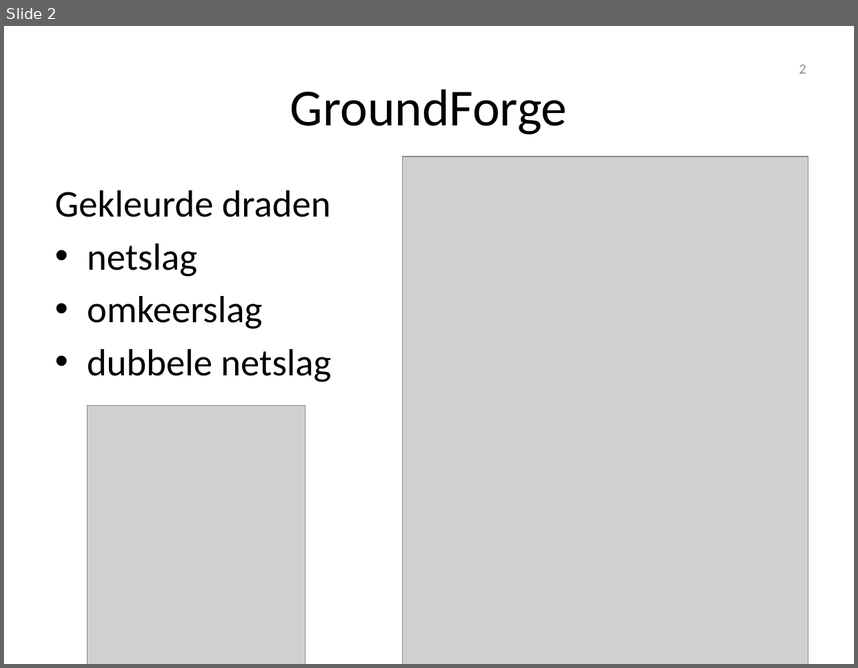
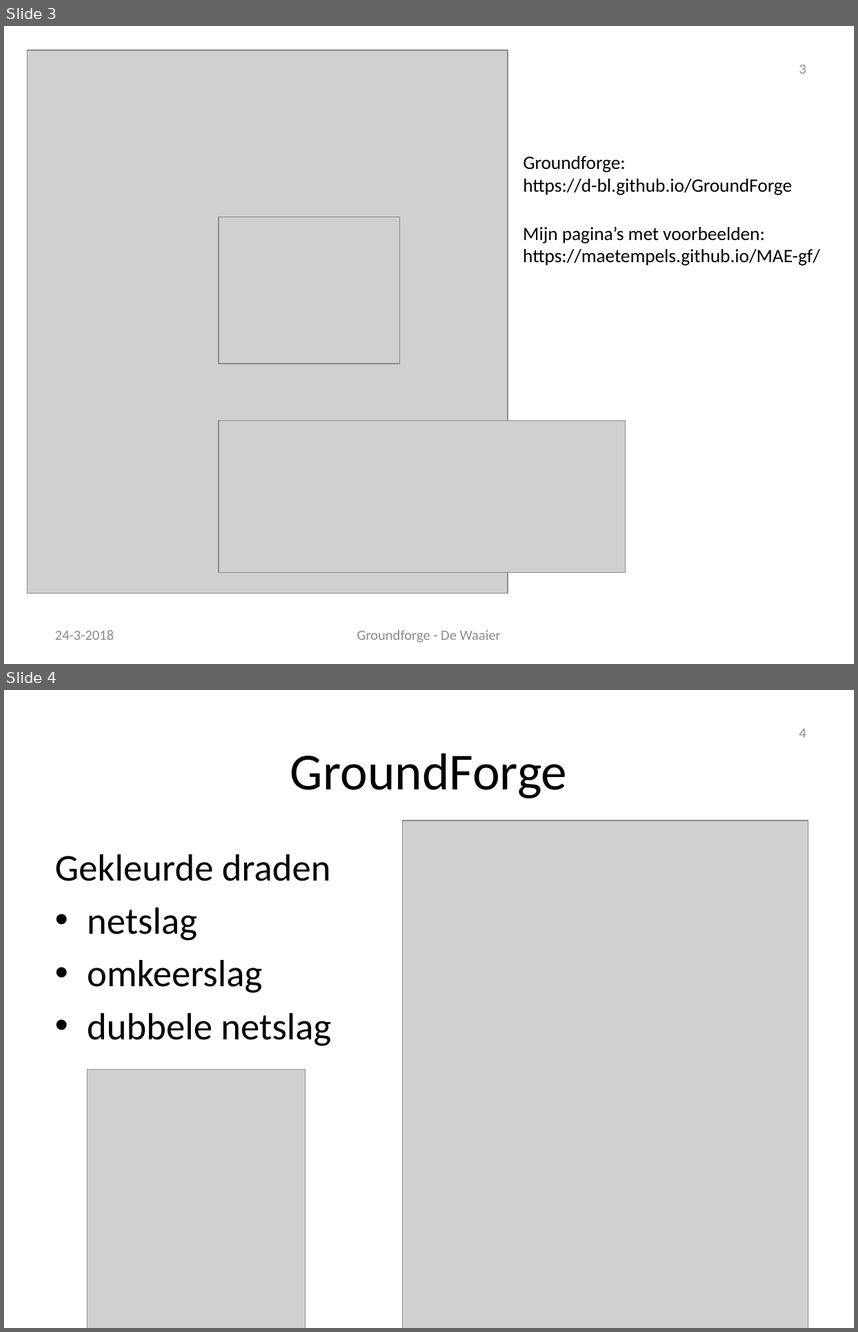
Before and after one commit to d-bl/GroundForge-help, a slide deck: docs/help/NL.pptx. Shown one above the other, each under a label of ours: slide 2 before the commit, slides 3 and 4 after it. The pictures are 858x668 and 858x1332 pixels, drawn with LibreOffice and Linux fonts; fonts in the diff are those of the drawing; grey boxes stand for pictures; background and template pictures are left out. Boxes give left, top, right and bottom in pixels: in the first picture for what was removed or moved away, otherwise in the second. Text is boxed around its words. In the diff, an @@ line names an element or a change of style, - is before the commit and + after.

Commit message:
additional introduction by @MAETempels for Dutch presentation (and some rewording)

```diff
--- a/docs/help/NL.pptx
+++ b/docs/help/NL.pptx
@@ slide 3 added at <box>4,26,854,664</box>, background #FFFFFF @@
@@ picture added at <box>27,51,508,593</box> @@
@@ page number added at <box>799,65,806,74</box>, 12 pt, text #8C8C8C @@
+3
@@ text added at <box>523,156,792,195</box>, 16 pt, text #000000 @@
+Groundforge:
+https://d-bl.github.io/GroundForge
@@ picture added at <box>219,217,400,363</box> @@
@@ text added at <box>523,227,820,265</box>, 16 pt, text #000000 @@
+Mijn pagina’s met voorbeelden:
+https://maetempels.github.io/MAE-gf/
@@ picture added at <box>219,421,626,572</box> @@
@@ text added at <box>55,630,114,639</box>, 12 pt, text #8C8C8C @@
+24-3-2018
@@ text added at <box>357,630,501,642</box>, 12 pt, text #8C8C8C @@
+Groundforge - De Waaier
@@ what was slide 2 is now slide 4 @@
@@ page number at <box>799,729,806,738</box>: text changed @@
-2
+4
```
Also in this commit, not shown: 3 slides changed, 1 other slide added, 1 other file.
